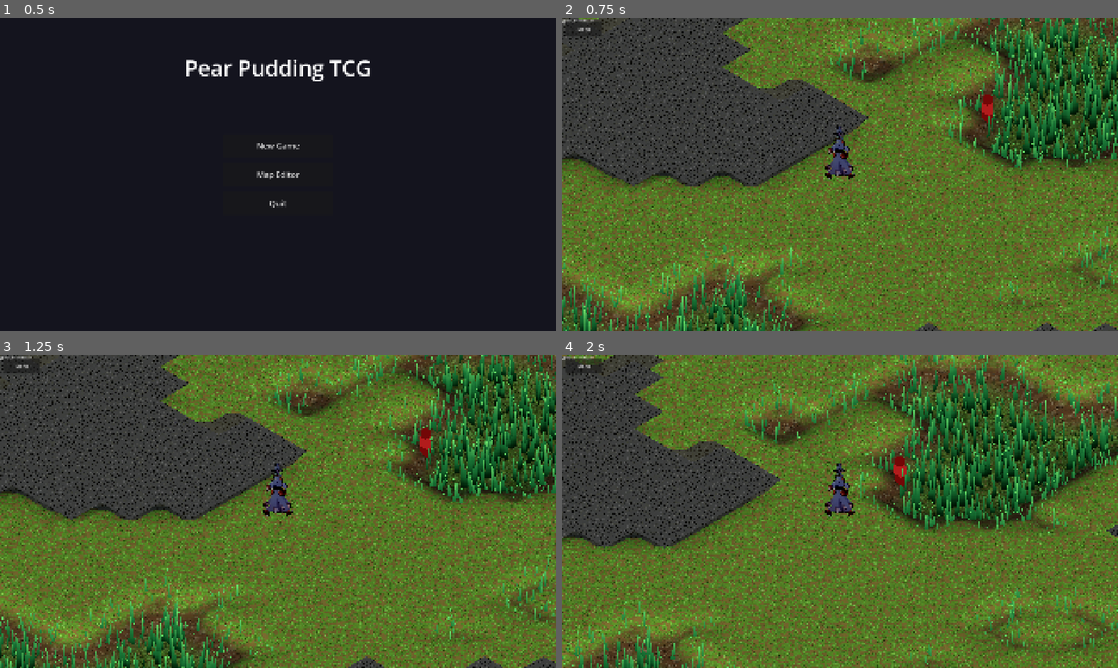
Above: before the commit, frames 1-4 (two rows, left to right).
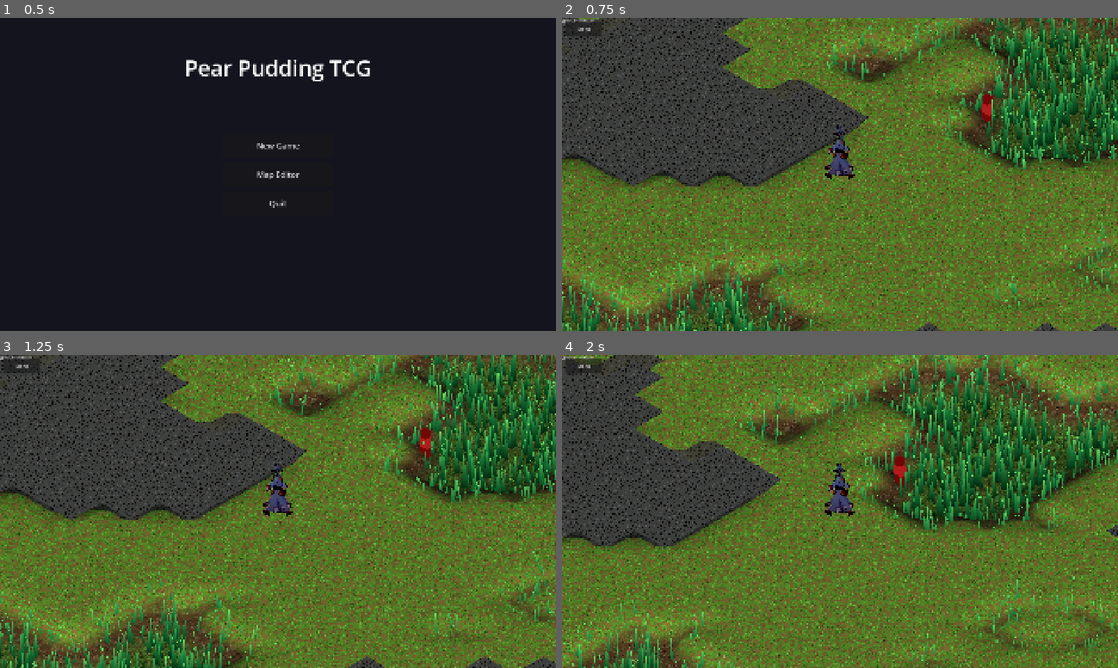
Above: after the commit, the same moments.

Repository: ChrisPauly97/pear-pudding-godot
Game: Godot game, scene res://scenes/ui/MenuScene.tscn
Two runs of this game, one before a commit and one after it. Both use one fixed random seed, a clock stepped at 60 frames per second and the inputs below.
Inputs (mouse positions are in pixels of both pictures, inside the frame that each line leads up to):
- Up to frame 1 (0.5 s): no input
- Up to frame 2 (0.75 s): click "New Game" at 0.5 s
- Up to frame 3 (1.25 s): no input
- Up to frame 4 (2 s): tap Enter at 1.25 s; move the mouse to (962, 495) at 1.27 s; hold D (move_right) from 1.28 s (still down); hold E (interact) from 1.28 s (still down); click (962, 495) at 1.42 s; tap Space (jump) at 1.52 s

Frame 1 is identical in both runs. In frame 2, 6.4% of the frame differs, in the area x 0-100%, y 0-100%; in frame 3, 6.7%; in frame 4, 6.8%.

Commit message:
Remove three overlapping grass shader systems
1. AO removed — was doubling up with color_base darkening. Both were doing
   'dark at root, bright at tip'. color_base lowered to (0.03,0.15,0.06)
   to own that darkness directly without a stacked multiplier.

2. Hash reuse — h1/h2 already computed for natural variation are reused as
   wind phase and trample lean-angle seeds. Removes 2 hash() calls per vertex.

3. Immediate push gated on movement — when the player is stationary the
   trample map already displaces those blades; the push block only runs
   while player_move_dir is non-zero (actively walking).

https://claude.ai/code/session_011HxXwrfYPyhJkoeBfCPbNL

Diff:
--- a/assets/shaders/grass_blade.gdshader
+++ b/assets/shaders/grass_blade.gdshader
@@ -1,8 +1,9 @@
 shader_type spatial;
 render_mode cull_disabled, unshaded;
 
-// --- Color palette (Genshin-inspired: deep emerald base → bright teal-green tip) ---
-uniform vec4  color_base       : source_color = vec4(0.04, 0.22, 0.08, 1.0);
+// --- Color palette ---
+// color_base owns the dark-at-root look directly; no AO multiplier needed.
+uniform vec4  color_base       : source_color = vec4(0.03, 0.15, 0.06, 1.0);
 uniform vec4  color_mid        : source_color = vec4(0.10, 0.42, 0.20, 1.0);
 uniform vec4  color_tip        : source_color = vec4(0.40, 0.78, 0.38, 1.0);
 
@@ -10,7 +11,7 @@
 uniform float wind_strength    : hint_range(0.0, 1.0) = 0.28;
 uniform vec2  wind_direction                          = vec2(1.0, 0.35);
 
-// Player position for immediate blade push
+// Player position for immediate blade push (only applied while moving)
 uniform vec3  player_pos                               = vec3(-9999.0, 0.0, -9999.0);
 uniform vec2  player_move_dir  = vec2(0.0);
 uniform float player_radius    : hint_range(0.0, 2.0)  = 0.3;
@@ -32,54 +33,54 @@
 	float bend = t * t;
 	vec3  root = MODEL_MATRIX[3].xyz;
 
-	// ---- Tiny natural growth variation ----
+	// ---- Natural growth variation ----
+	// h1/h2 are reused below as wind phase and trample angle seeds.
 	float h1 = hash(root.xz);
 	float h2 = hash(root.xz * 2.73 + vec2(19.3, 47.1));
 	VERTEX.x += (h1 - 0.5) * 0.10 * bend;
 	VERTEX.z += (h2 - 0.5) * 0.10 * bend;
 
 	// ---- Wind animation ----
-	// Per-blade phase offset so blades don't all sway in sync
-	float phase = hash(root.xz * 1.37) * 6.2832;
-	// Primary sway — medium frequency
-	float sway  = sin(TIME * 2.0 + phase + root.x * 0.4 + root.z * 0.25);
-	// Slow gust envelope
-	float gust  = sin(TIME * 0.65 + phase * 0.4) * 0.35 + 0.65;
-	// Secondary ripple — slightly faster, perpendicular offset
+	float phase  = h1 * 6.2832;  // reuse h1 — already a stable per-blade random
+	float sway   = sin(TIME * 2.0 + phase + root.x * 0.4 + root.z * 0.25);
+	float gust   = sin(TIME * 0.65 + phase * 0.4) * 0.35 + 0.65;
 	float ripple = sin(TIME * 3.1 + phase * 0.7 + root.z * 0.6) * 0.15;
 	float wind_amt = wind_strength * (sway * gust + ripple) * bend;
 	vec2  wdir = normalize(wind_direction);
 	VERTEX.x += wdir.x * wind_amt;
 	VERTEX.z += wdir.y * wind_amt;
 
-	// ---- Player immediate push ----
-	vec2  to_blade = root.xz - player_pos.xz;
-	float dist     = length(to_blade);
-	if (dist < player_radius && dist > 0.01) {
-		float push_t = 1.0 - dist / player_radius;
-		push_t = push_t * push_t;
-		float dir_factor = length(player_move_dir) > 0.1
-				? step(0.0, dot(to_blade, player_move_dir))
-				: 1.0;
-		vec2 push = normalize(to_blade) * push_t * player_push * dir_factor;
-		VERTEX.x += push.x * t;
-		VERTEX.z += push.y * t;
+	// ---- Player immediate push (moving only) ----
+	// When stationary the trample map already handles displacement;
+	// this push only adds value while the player is actively walking.
+	if (length(player_move_dir) > 0.1) {
+		vec2  to_blade = root.xz - player_pos.xz;
+		float dist     = length(to_blade);
+		if (dist < player_radius && dist > 0.01) {
+			float push_t   = 1.0 - dist / player_radius;
+			push_t         = push_t * push_t;
+			float dir_factor = step(0.0, dot(to_blade, player_move_dir));
+			vec2  push     = normalize(to_blade) * push_t * player_push * dir_factor;
+			VERTEX.x += push.x * t;
+			VERTEX.z += push.y * t;
+		}
 	}
 
 	// ---- Persistent trample from trample map ----
-	vec2 trample_uv = (root.xz - vec2(trample_origin_x, trample_origin_z)) / trample_map_size;
-	float trample = texture(trample_map, trample_uv).r;
+	vec2  trample_uv = (root.xz - vec2(trample_origin_x, trample_origin_z)) / trample_map_size;
+	float trample    = texture(trample_map, trample_uv).r;
 	if (trample > 0.01) {
-		float angle = hash(root.xz * 3.17) * 6.2832;
+		float angle    = h2 * 6.2832;  // reuse h2 — uncorrelated from h1
 		vec2  lean_dir = vec2(cos(angle), sin(angle));
 		VERTEX.x += lean_dir.x * trample * trample_push * t;
 		VERTEX.z += lean_dir.y * trample * trample_push * t;
-		VERTEX.y *= 1.0 - trample * 0.4 * t;
+		VERTEX.y  *= 1.0 - trample * 0.4 * t;
 	}
 }
 
 void fragment() {
-	// Three-zone gradient — base zone is larger (0→0.45) so deep color shows more
+	// Three-zone gradient. color_base is set dark enough to own the base
+	// look without a separate AO pass on top.
 	vec3 col;
 	if (UV.y < 0.45) {
 		col = mix(color_base.rgb, color_mid.rgb, UV.y / 0.45);
@@ -87,20 +88,15 @@
 		col = mix(color_mid.rgb, color_tip.rgb, (UV.y - 0.45) / 0.55);
 	}
 
-	// Ambient occlusion — darken blades near the ground
-	float ao = smoothstep(0.0, 0.35, UV.y);
-	col *= mix(0.35, 1.0, ao);
-
 	// Subsurface / tip glow — tips appear slightly luminous (backlit by sky)
 	float sss = pow(UV.y, 2.5) * 0.32;
 	col += vec3(sss * 0.05, sss * 0.22, sss * 0.04);
 
-	// Center-edge brightening — gives each blade a subtle midrib / 3D feel
+	// Center-edge brightening — subtle midrib / 3D feel
 	float edge_mask = 1.0 - abs(UV.x - 0.5) * 2.0;
 	col += col * edge_mask * UV.y * 0.18;
 
 	ALBEDO = col;
-	// Hard alpha cutoff — opaque render pass, no sorting needed
 	ALPHA = step(UV.y, 0.92);
 	ALPHA_SCISSOR_THRESHOLD = 0.5;
 }
